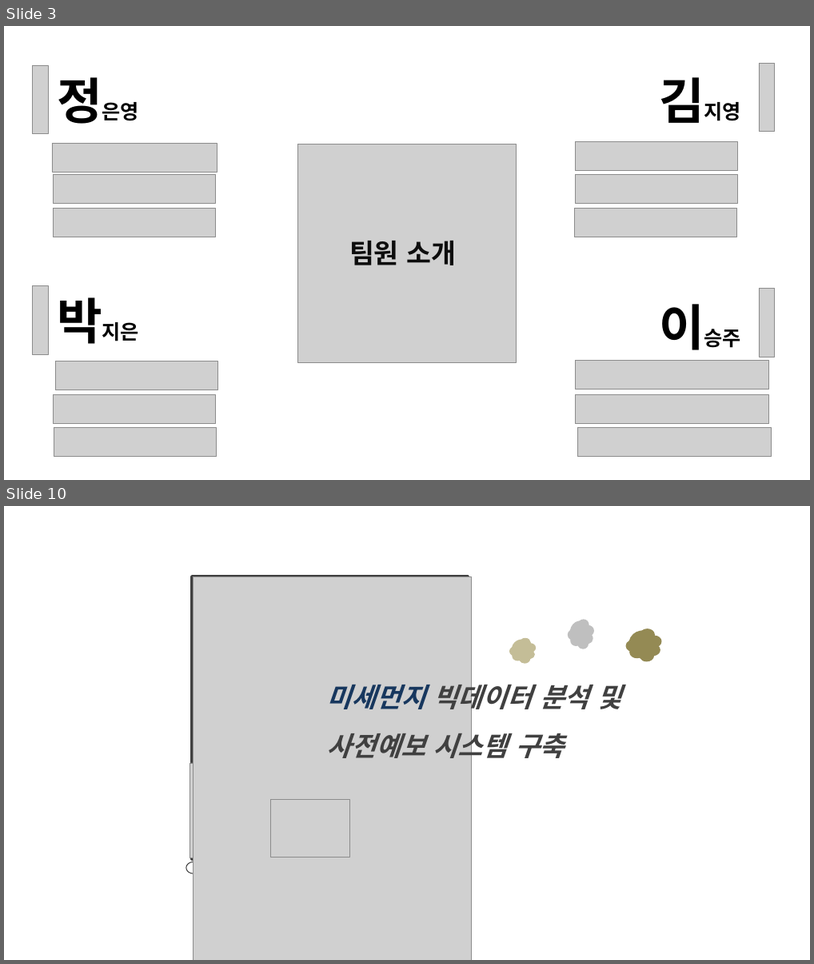
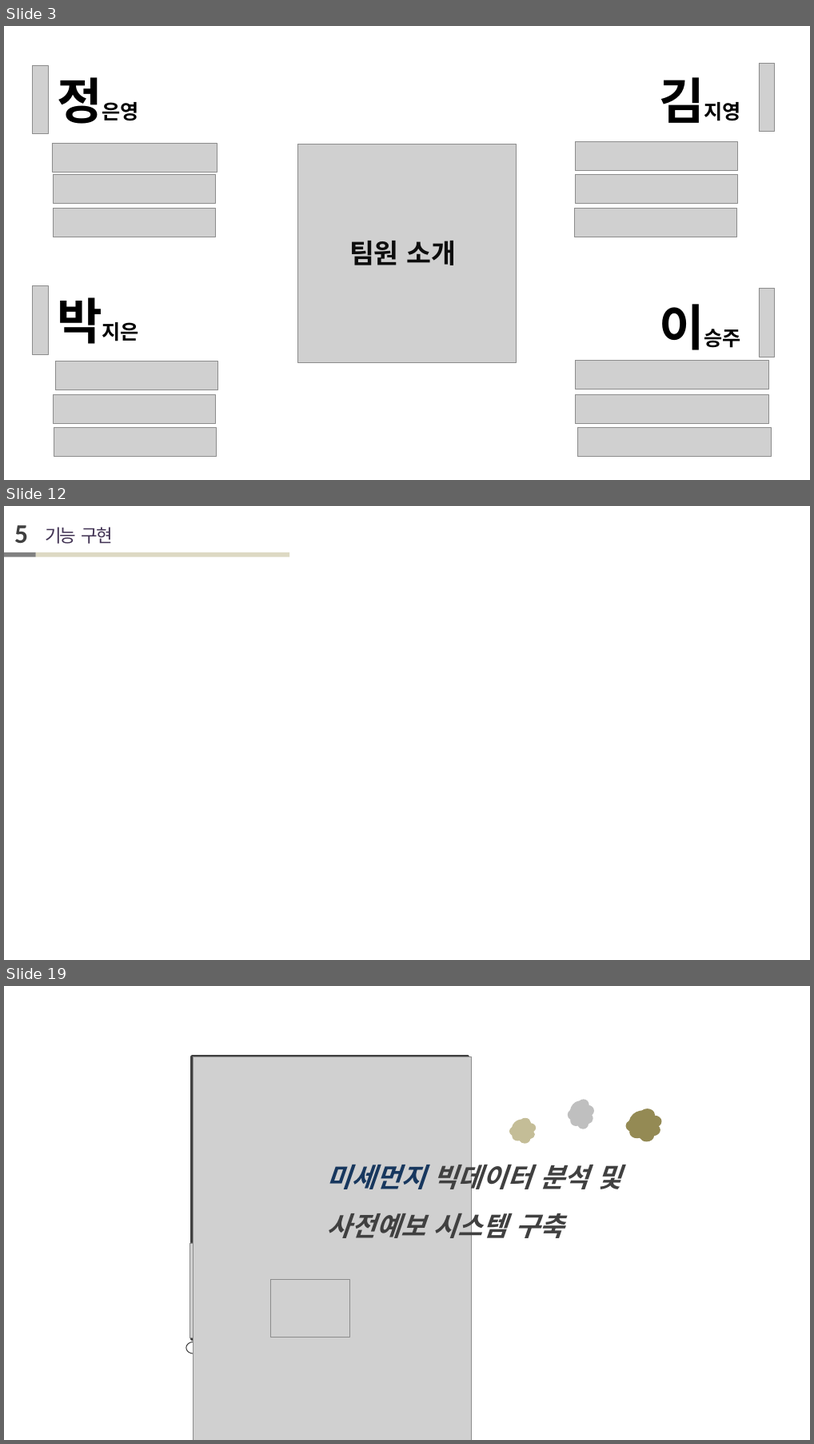
Before and after one commit to jieun000/FIDING-SeoulTourismAPIWeb, a slide deck: jieun/project3/PPT/3번째 프로젝트.pptx. Shown one above the other, each under a label of ours: slides 3 and 10 before the commit, slides 3, 12 and 19 after it; the slides between them are not shown. The pictures are 814x964 and 814x1444 pixels, drawn with LibreOffice and Linux fonts; fonts in the diff are those of the drawing; grey boxes stand for pictures. Boxes give left, top, right and bottom in pixels: in the first picture for what was removed or moved away, otherwise in the second. Text is boxed around its words. In the diff, an @@ line names an element or a change of style, - is before the commit and + after.

```diff
--- a/jieun/project3/PPT/3번째 프로젝트.pptx
+++ b/jieun/project3/PPT/3번째 프로젝트.pptx
@@ slide 12 added at (4,506,810,960), background #FFFFFF @@
@@ text added at (14,525,28,543), 48 pt, text #404040, bold @@
+5
@@ text added at (45,527,113,544), 32 pt, text #403152 @@
+기능 구현
@@ rectangle added at (4,552,36,557), fill #808080 @@
@@ rectangle added at (36,552,290,557), fill #DDD9C3 @@
@@ what was slide 10 is now slide 19 @@
```
Also in this commit, not shown: 7 slides changed, 8 other slides added, 15 other files.
